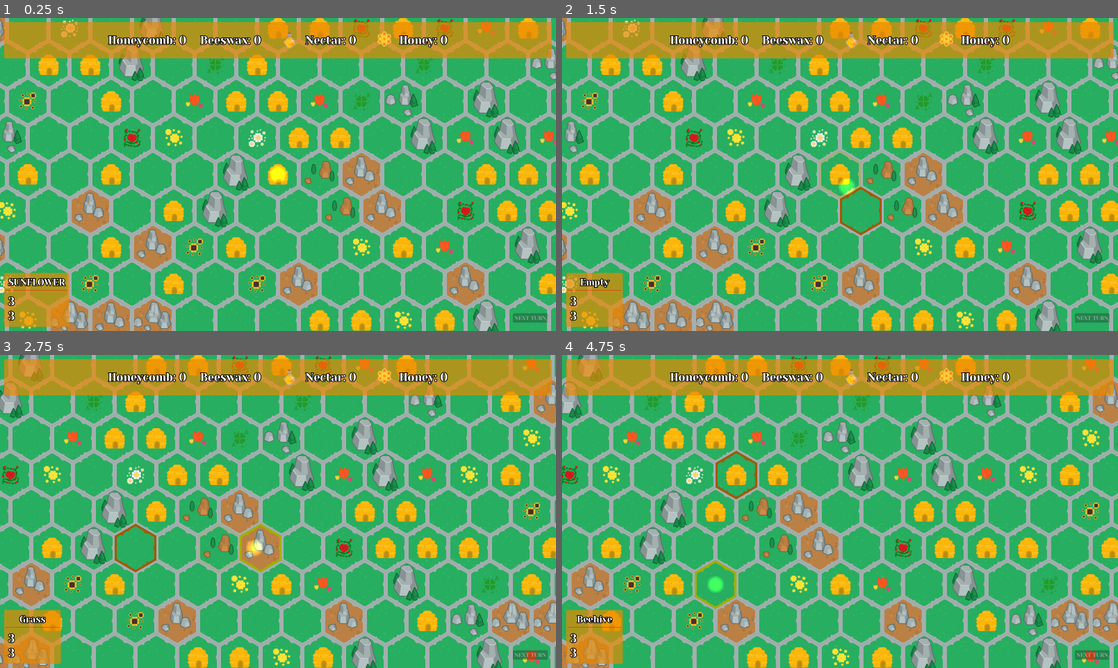
Above: before the commit, frames 1-4 (two rows, left to right).
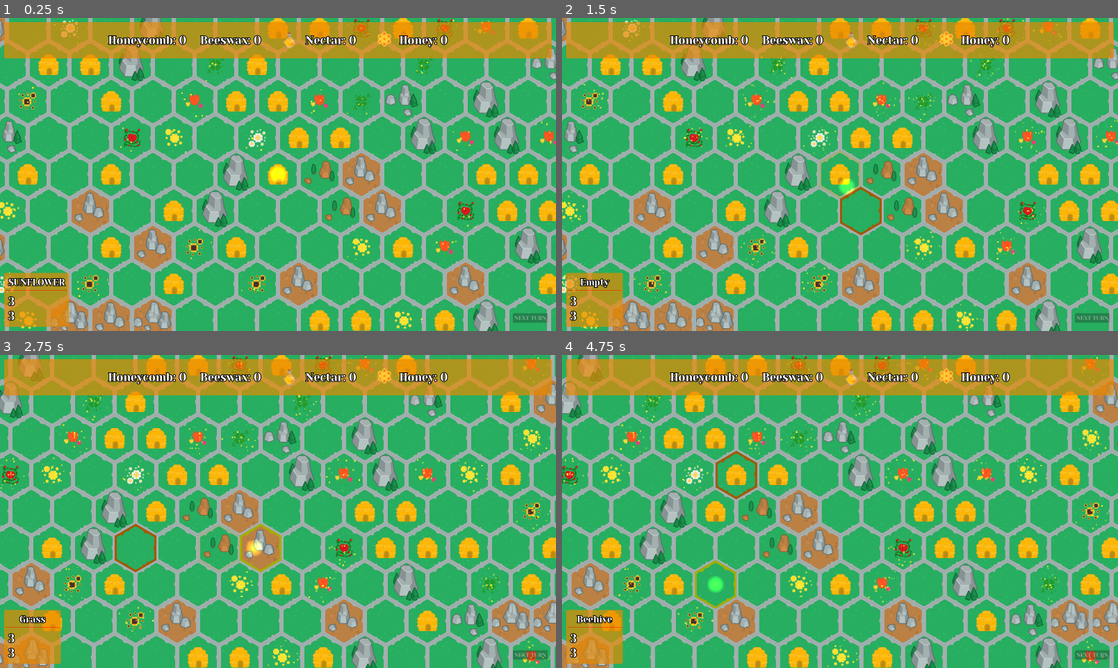
Above: after the commit, the same moments.

Repository: SpeedfireV/slavic-game-jam
Game: Godot game, scene res://game.tscn
Same seed, same stepped clock (60 frames per second), same inputs: the game is played once before the commit and once after it.
Inputs (mouse positions are in pixels of both pictures, inside the frame that each line leads up to):
- Up to frame 1 (0.25 s): no input
- Up to frame 2 (1.5 s): drag from (840, 174) to (878, 246) at 0.52 s; drag from (862, 212) to (817, 136) at 1.27 s
- Up to frame 3 (2.75 s): move the mouse to (255, 549) at 2.02 s; hold D (move_right) from 2.03 s (still down); click (255, 549) at 2.1 s
- Up to frame 4 (4.75 s): release D (move_right) at 2.75 s; drag from (678, 511) to (717, 583) at 2.77 s; drag from (695, 473) to (717, 583) at 3.52 s; drag from (734, 473) to (717, 583) at 4.27 s

The runs differ from the first frame. In frame 1, 0.2% of the frame differs, in the area x 0-100%, y 0-98%; in frame 2, 0.5%; in frame 3, 0.5%; in frame 4, 0.6%, in the area x 0-99%, y 0-100%.

Commit message:
flower particles
flower particles

Diff:
--- a/map/map_hexagon.gd
+++ b/map/map_hexagon.gd
@@ -73,6 +73,7 @@
 @onready var hexagon_border: Sprite2D = %HexBorder
 @onready var hexagon_resource: Sprite2D = %HexResource
 @onready var interaction_area: Area2D = %InteractionArea
+@onready var flower_particles: CPUParticles2D = %FlowerParticles
 
 var neighbours: Neighbours = Neighbours.new()
 var coords: Vector2i = Vector2i.ZERO
@@ -109,6 +110,7 @@
 	if hexagon_type == HexagonType.Flower:
 		hexagon_resource.texture = Flowers.FLOWER_TEXTURES.pick_random()
 		hexagon_resource.scale = Vector2(1.7, 1.7)
+		flower_particles.emitting = true
 	if hexagon_type == HexagonType.Beehive:
 		hexagon_resource.texture = preload("res://assets/hexagons/beehive/beehive.png")
 
--- a/map/map_hexagon.tscn
+++ b/map/map_hexagon.tscn
@@ -1,8 +1,11 @@
-[gd_scene load_steps=4 format=3 uid="uid://dqvhcagx06gku"]
+[gd_scene load_steps=5 format=3 uid="uid://dqvhcagx06gku"]
 
 [ext_resource type="Script" uid="uid://buhsxcu083a3s" path="res://map/map_hexagon.gd" id="1_bi2y5"]
 [ext_resource type="Texture2D" uid="uid://b3a8fjeloratq" path="res://assets/hexagons/empty/grass_filled.png" id="2_w3l8w"]
 [ext_resource type="Texture2D" uid="uid://bhiighpbylyi0" path="res://assets/hexagons/default_hex_border.png" id="3_jrl58"]
+
+[sub_resource type="Gradient" id="Gradient_v2c1d"]
+colors = PackedColorArray(1, 0.929412, 0.117647, 1, 1, 1, 0.458824, 0)
 
 [node name="MapHexagon" type="Node2D"]
 script = ExtResource("1_bi2y5")
@@ -23,3 +26,19 @@
 
 [node name="Polygon2D" type="CollisionPolygon2D" parent="InteractionArea"]
 polygon = PackedVector2Array(0, -70, 60, -36, 60, 36, 0, 70, -60, 36, -60, -36)
+
+[node name="FlowerParticles" type="CPUParticles2D" parent="."]
+unique_name_in_owner = true
+emitting = false
+amount = 20
+emission_shape = 1
+emission_sphere_radius = 54.01
+gravity = Vector2(0, 0)
+initial_velocity_min = 5.0
+initial_velocity_max = 10.0
+angular_velocity_min = -5.0
+angular_velocity_max = 5.0
+orbit_velocity_max = 0.15
+scale_amount_min = 3.0
+scale_amount_max = 5.0
+color_ramp = SubResource("Gradient_v2c1d")
